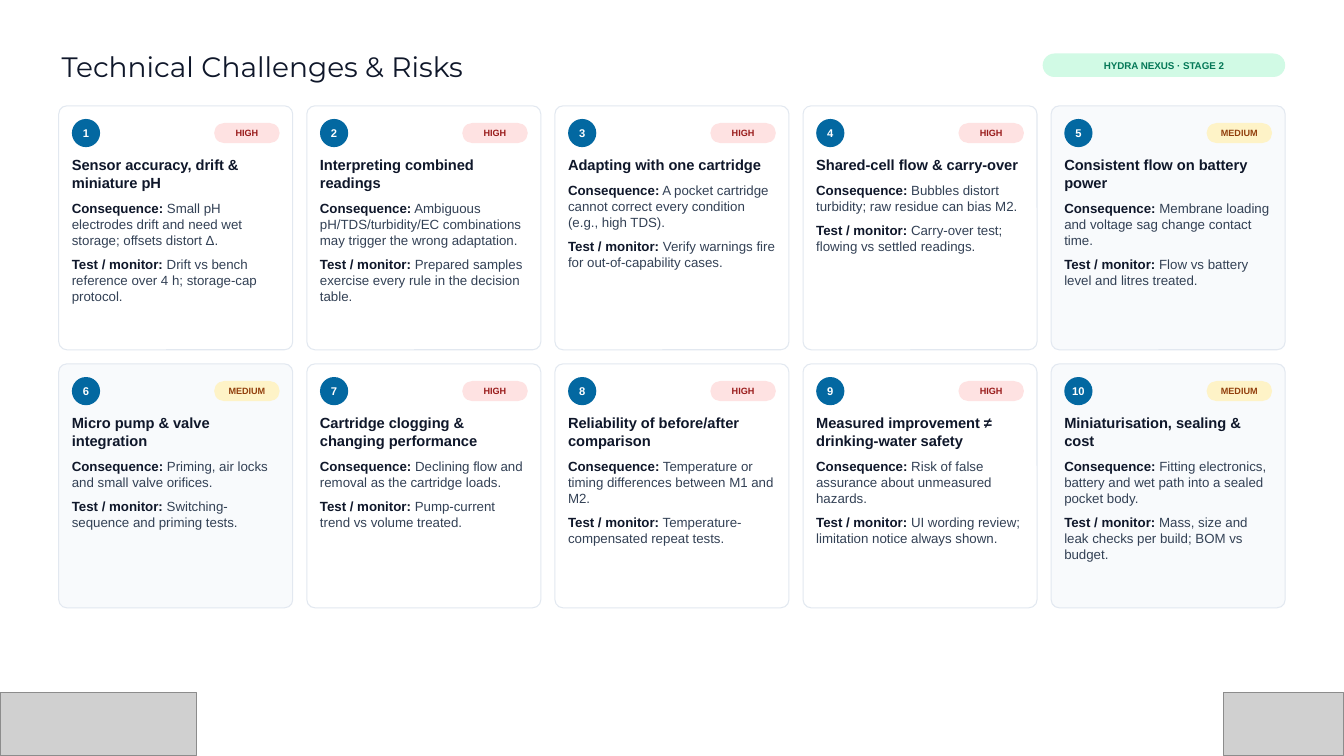
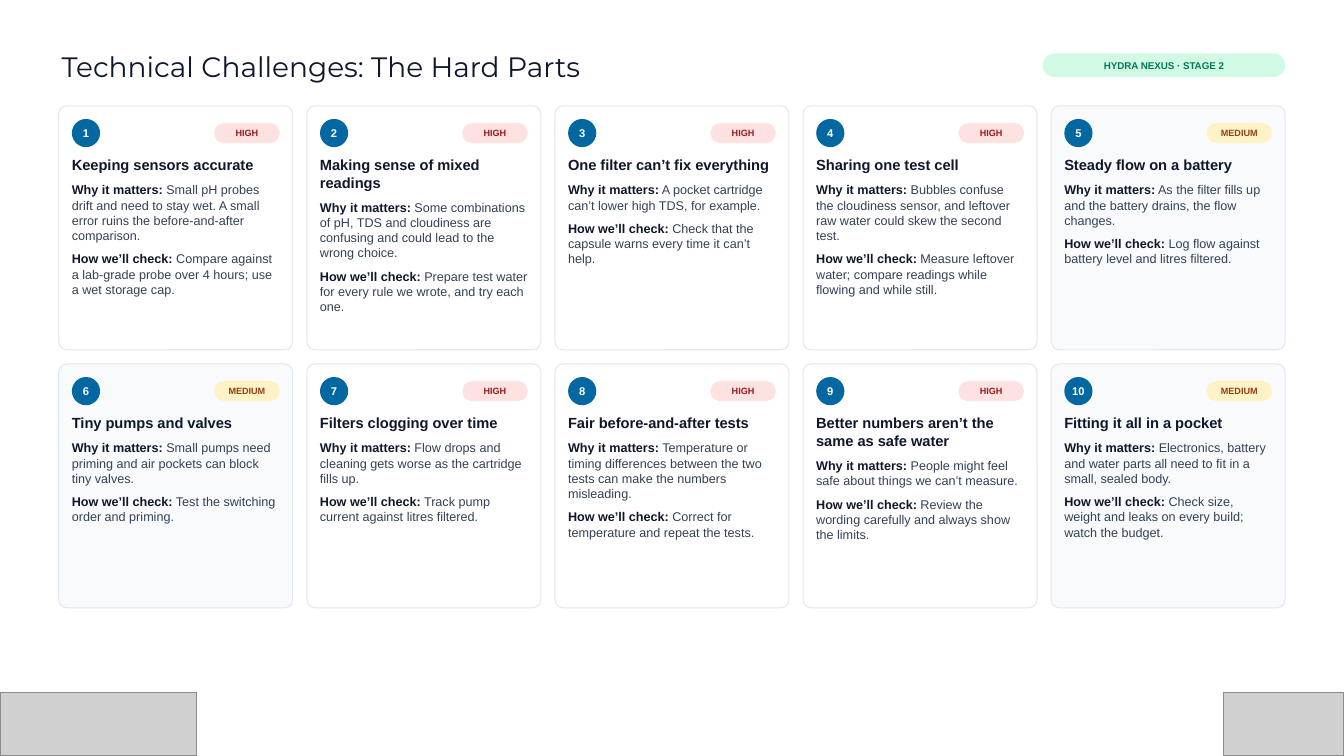
Before and after one commit to Abishekkishore-byte/hydra-nexus, a slide deck: slide 16 of docs/Hydra_Nexus_Vishwakarma_Stage2_Submission.pptx. Drawn at 1344x756 pixels with LibreOffice and Linux fonts; fonts in the diff are those of the drawing; grey boxes stand for pictures; background and template pictures are left out. Boxes give left, top, right and bottom in pixels: in the first picture for what was removed or moved away, otherwise in the second. Text is boxed around its words. In the diff, an @@ line names an element or a change of style, - is before the commit and + after.

```diff
--- a/docs/Hydra_Nexus_Vishwakarma_Stage2_Submission.pptx
+++ b/docs/Hydra_Nexus_Vishwakarma_Stage2_Submission.pptx
@@ title at <box>62,56,580,83</box>: text changed @@
-Technical Challenges & Risks
+Technical Challenges: The Hard Parts
@@ text at <box>72,159,272,297</box>: text changed; size 9.5 to 9 pt @@
-Sensor accuracy, drift & miniature pH
-Consequence: Small pH electrodes drift and need wet storage; offsets distort Δ.
-Test / monitor: Drift vs bench reference over 4 h; storage-cap protocol.
+Keeping sensors accurate
+Why it matters: Small pH probes drift and need to stay wet. A small error ruins the before-and-after comparison.
+How we’ll check: Compare against a lab-grade probe over 4 hours; use a wet storage cap.
@@ text at <box>320,159,527,311</box>: text changed; size 9.5 to 9 pt @@
-Interpreting combined readings
-Consequence: Ambiguous pH/TDS/turbidity/EC combinations may trigger the wrong adaptation.
-Test / monitor: Prepared samples exercise every rule in the decision table.
+Making sense of mixed readings
+Why it matters: Some combinations of pH, TDS and cloudiness are confusing and could lead to the wrong choice.
+How we’ll check: Prepare test water for every rule we wrote, and try each one.
@@ text at <box>568,159,769,266</box>: text changed; size 9.5 to 9 pt @@
-Adapting with one cartridge
-Consequence: A pocket cartridge cannot correct every condition (e.g., high TDS).
-Test / monitor: Verify warnings fire for out-of-capability cases.
+One filter can’t fix everything
+Why it matters: A pocket cartridge can’t lower high TDS, for example.
+How we’ll check: Check that the capsule warns every time it can’t help.
@@ text at <box>816,159,1014,297</box>: text changed; size 9.5 to 9 pt @@
-Shared-cell flow & carry-over
-Consequence: Bubbles distort turbidity; raw residue can bias M2.
-Test / monitor: Carry-over test; flowing vs settled readings.
+Sharing one test cell
+Why it matters: Bubbles confuse the cloudiness sensor, and leftover raw water could skew the second test.
+How we’ll check: Measure leftover water; compare readings while flowing and while still.
@@ text at <box>1064,159,1260,266</box>: text changed; size 9.5 to 9 pt @@
-Consistent flow on battery power
-Consequence: Membrane loading and voltage sag change contact time.
-Test / monitor: Flow vs battery level and litres treated.
+Steady flow on a battery
+Why it matters: As the filter fills up and the battery drains, the flow changes.
+How we’ll check: Log flow against battery level and litres filtered.
@@ text at <box>72,417,276,524</box>: text changed; size 9.5 to 9 pt @@
-Micro pump & valve integration
-Consequence: Priming, air locks and small valve orifices.
-Test / monitor: Switching-sequence and priming tests.
+Tiny pumps and valves
+Why it matters: Small pumps need priming and air pockets can block tiny valves.
+How we’ll check: Test the switching order and priming.
@@ text at <box>320,417,522,524</box>: text changed; size 9.5 to 9 pt @@
-Cartridge clogging & changing performance
-Consequence: Declining flow and removal as the cartridge loads.
-Test / monitor: Pump-current trend vs volume treated.
+Filters clogging over time
+Why it matters: Flow drops and cleaning gets worse as the cartridge fills up.
+How we’ll check: Track pump current against litres filtered.
@@ text at <box>568,417,762,540</box>: text changed; size 9.5 to 9 pt @@
-Reliability of before/after comparison
-Consequence: Temperature or timing differences between M1 and M2.
-Test / monitor: Temperature-compensated repeat tests.
+Fair before-and-after tests
+Why it matters: Temperature or timing differences between the two tests can make the numbers misleading.
+How we’ll check: Correct for temperature and repeat the tests.
@@ text at <box>816,417,1018,539</box>: text changed; size 9.5 to 9 pt @@
-Measured improvement ≠ drinking-water safety
-Consequence: Risk of false assurance about unmeasured hazards.
-Test / monitor: UI wording review; limitation notice always shown.
+Better numbers aren’t the same as safe water
+Why it matters: People might feel safe about things we can’t measure.
+How we’ll check: Review the wording carefully and always show the limits.
@@ text at <box>1064,417,1266,540</box>: text changed; size 9.5 to 9 pt @@
-Miniaturisation, sealing & cost
-Consequence: Fitting electronics, battery and wet path into a sealed pocket body.
-Test / monitor: Mass, size and leak checks per build; BOM vs budget.
+Fitting it all in a pocket
+Why it matters: Electronics, battery and water parts all need to fit in a small, sealed body.
+How we’ll check: Check size, weight and leaks on every build; watch the budget.
```
Also in this commit, not shown: 18 other slides changed, 1 other file.
